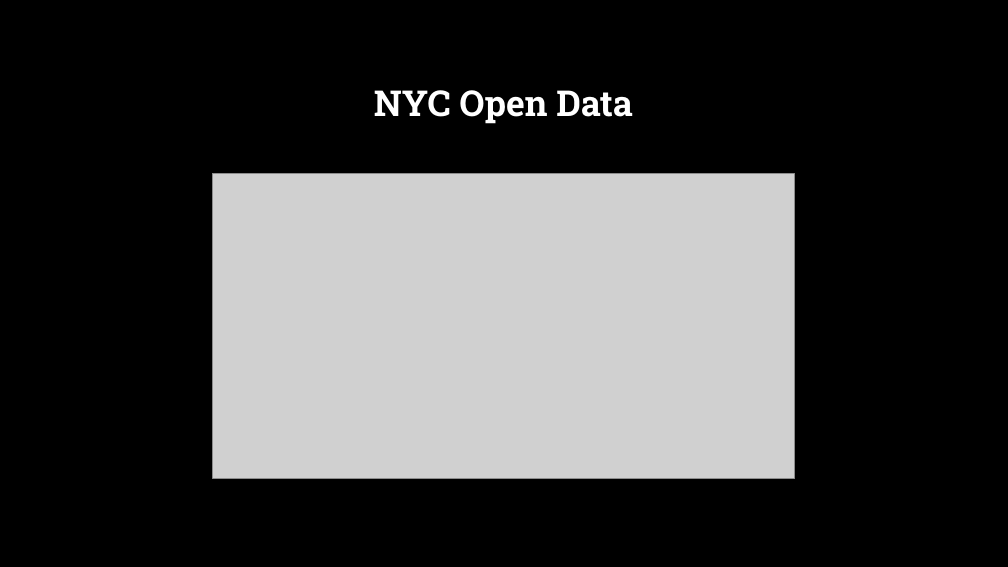
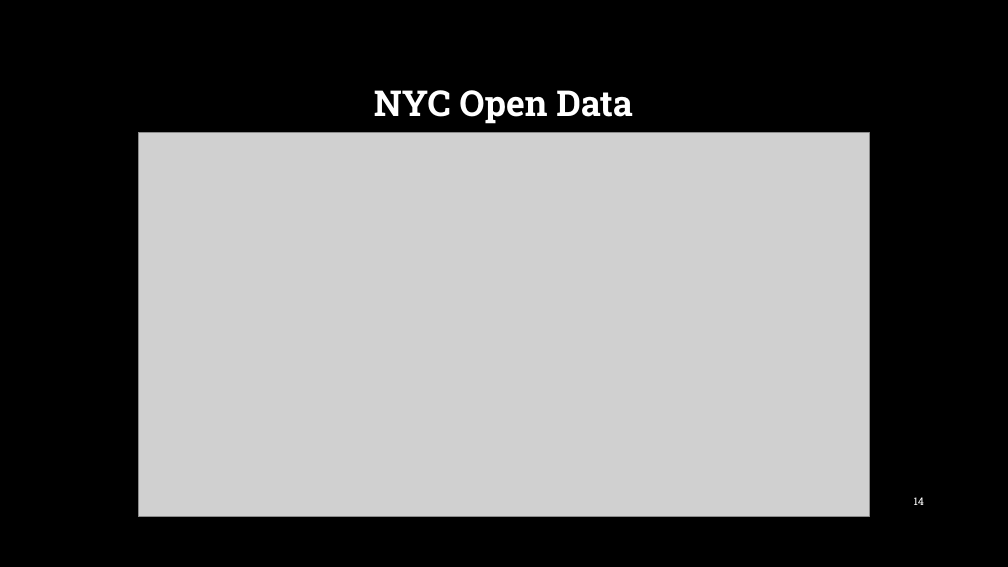
Before and after one commit to argunaw/r-ladies-mapping-tutorial, a slide deck: slide 14 of R Ladies Tutorial - Feb 2022 Meetup.pptx (slide 13 before the commit). Drawn at 1008x567 pixels with LibreOffice and Linux fonts; fonts in the diff are those of the drawing; grey boxes stand for pictures; background and template pictures are left out. Boxes give left, top, right and bottom in pixels: in the first picture for what was removed or moved away, otherwise in the second. Text is boxed around its words. In the diff, an @@ line names an element or a change of style, - is before the commit and + after.

```diff
--- a/R Ladies Tutorial - Feb 2022 Meetup.pptx
+++ b/R Ladies Tutorial - Feb 2022 Meetup.pptx
@@ picture: place and size @@
-picture at [212,173,794,479]
+picture at [138,132,870,516]
@@ page number added at [914,497,924,505], 10 pt, text #FFFFFF @@
+14
```
Also in this commit, not shown: 14 other slides changed, 1 slide added.
